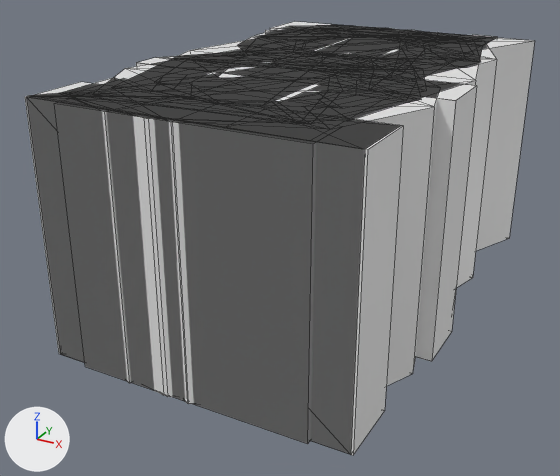
The Blender file models/numbers/numbers.blend as it was, and as the next commit left it.
Before and after are seen from a 50 mm lens placed at (0.682, -1.404, 0.554), pointed at (-0.047, -0.08, -0.108). Arrows for +X, +Y and +Z are at lower left; the lights stay in place. Mesh edges are drawn as thin lines.

The first picture shows '0', '1', '2', '3', '4', '5', '6', '7', '8', '9'.
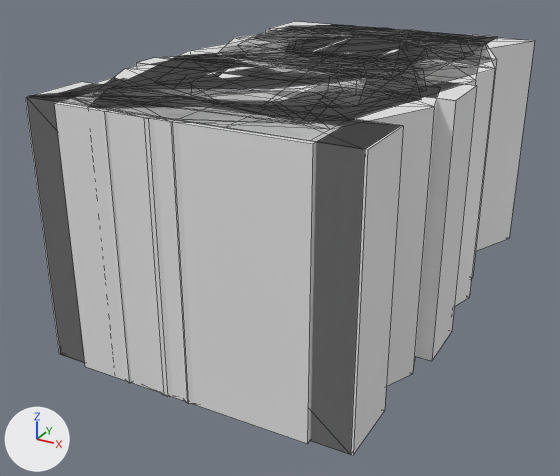
Boxes [x1, y1, x2, y2] around the edits, measured in the pictures (560 x 476 px; the box of a moved part takes in the faces that stretch with it):
'9', reshaped
    before: [54, 29, 480, 444]
    after: [92, 28, 495, 307]
part 1 of me_text, moved or reshaped
    before: [154, 29, 480, 92]
    after: [92, 28, 495, 307]
part 2 of me_text, deleted
    before: [54, 91, 343, 444]
'6', unchanged, uncovered by the edit
    before: [155, 32, 455, 108]
    after: [54, 32, 455, 444]

Diff of the bpy script that builds the scene:
```diff
--- a/models/numbers/numbers.blend.py
+++ b/models/numbers/numbers.blend.py
@@ me_text @@
 me_text.from_pydata(...)  # 54 vertices, 75 faces; spans x -0.276..0.276, y -0.497..0.494, z -0.25..0.25
 # used by ob_9; location = (0.0, 0.0, 0.0)
+# me_text part 1: the loose piece of 46 vertices spanning x -0.276..0.276, y -0.361..0.494, z -0.25..0.25 is scaled about its middle by (1.15, 1.15, 1), then moved by (0.0, -0.068, 0.0)
+# me_text part 2: the loose piece of 8 vertices spanning x -0.233..0.233, y -0.497..-0.399, z -0.25..0.25 is deleted
```
